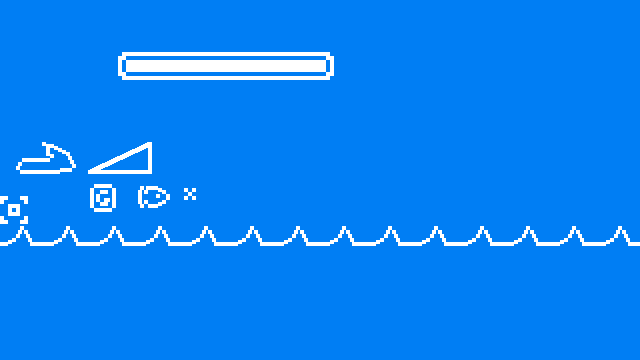
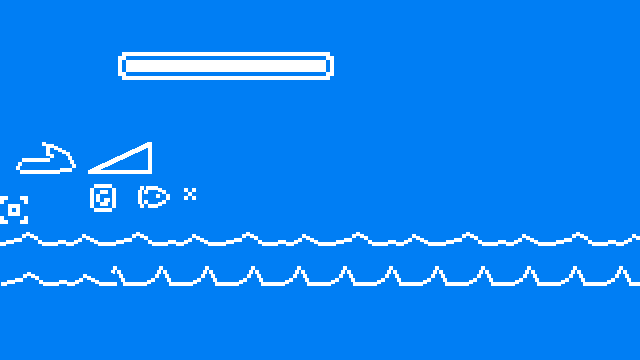
The second w=640, h=360 image is a revision of the first. Changes to its layers:
added layer "sea2" above "sea" over [1, 266, 640, 286]
painted on "sea" over [6, 226, 640, 246]
